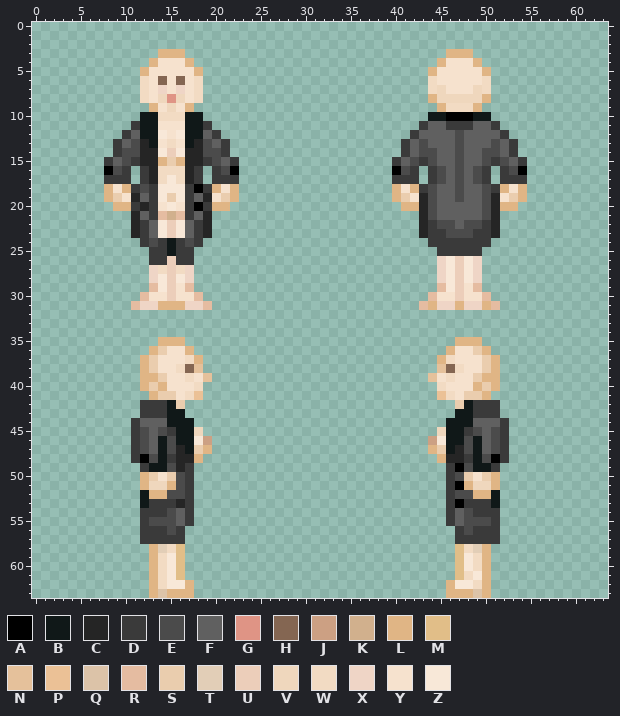
Two states of a pixel-art sprite, Resources/Textures/Clothing/OuterClothing/Coats/gentlecoat.rsi/equipped-OUTERCLOTHING-body-slim.png. The picture above was drawn from the file before the commit.
The file is 64x64 pixels. Colours within 5 levels of each other are drawn and written as one.
Palette (. is transparent): A #000000  B #101818  C #252525  D #3a3a3a  E #4b4b4b  F #606060  G #df9485  H #846652  J #cca083  K #d1b08d  L #e0b585  M #e1be88  N #e5c19b  P #ebc196  Q #dcc3a8  R #e5bca1  S #eacdae  T #e2ceb7  U #ecceba  V #efd7bd  W #f2dbc3  X #efd5c6  Y #f6e2ce  Z #f8e8d8
Pixels before (only the part around the change), first column x 1:
 0 ...............................................................
 1 ...............................................................
 2 ...............................................................
 3 .............LLL.............................LLL...............
 4 ............LYYYL...........................LYYYL..............
 5 ...........LYYYYYL.........................LYYYYYL.............
 6 ...........WYHYHYW.........................WYYYYYW.............
 7 ...........WYXYXYW.........................WVYYYVW.............
 8 ...........WYVGVYW.........................LVVVVVL.............
 9 ............LYVYL...........................LWWWL..............
10 ...........BBWWWBB.........................BBAAABB.............
11 ..........DBBYYYBBD.......................DFFDDDFFD............
12 .........DFBBZYZBBFD.....................DFFFFEFFFFD...........
13 ........DFECBYWYBCEFD...................DFEFFFEFFFEFD..........
14 ........DEECCZUZCCEED...................DFEEFFEFFEEFD..........
15 .......DFEDCCLSLCCDEFD.................DFEDEFFEFFEDEFD.........
16 .......AED.DCWWWCD.DEA.................AED.DEFEFED.DEA.........
17 .......DDD.DCWZWCD.DDD.................DDD.DEFEFED.DDD.........
18 .......LYLDEDZZZDADLYL.................LYLDEFFEFFEDLYL.........
19 .......LSYCFDZSZDFCYSL.................LSYCEFFEFFECYSL.........
20 ........LLDCDYZYDADLL...................LLCEFFFFFECLL..........
21 ..........CFDRKRDFC.......................CEFFFFFEC............
22 ..........CDFZUZFDC.......................CDEEFEEDC............
23 ..........CDFZUZFDC.......................CDDEEEDDC............
24 ...........DEDBDED.........................DDDDDDD.............
25 ............DDBDD...........................DDDDD..............
26 ............DDUDD...........................XZUZX..............
27 ............XWUWX...........................XZUZX..............
28 ............XZUZX...........................XZUZX..............
29 ............RZUYR...........................RZUYR..............
30 ...........RYYUYYR.........................RYYUYYR.............
31 ..........RXXLLLXXR.......................RLXXLXXLR............
32 ...............................................................
33 ...............................................................
34 ...............................................................
35 .............LLL..............................LLL..............
36 ............LSYYL............................LYYSL.............
37 ...........LSYYYWL..........................LWYYYSL............
38 ...........LSYYWHN..........................NHWYYSL............
39 ...........LLSYYWYN........................NYWYYSLL............
40 ...........LSLYYYW..........................WYYYLSL............
41 ............LSSYWP..........................PWYSSL.............
42 ...........DDDBS..............................SBDDD............
43 ...........DDDBB..............................BBDDD............
44 ..........DFFFBBB............................BBBFFFD...........
45 ..........DEFEDBBV..........................VBBDEFED...........
46 ..........DEFBEBBZJ........................JZBBEBFED...........
47 ..........DEFBECBSL........................LSBCEBFED...........
48 ..........DAEBDCCL..........................LCCDBEAD...........
49 ...........DBBECD............................DAEBBD............
50 ...........LSYSED............................DESYSL............
51 ...........LVVLED............................DALVVL............
52 ...........BLLEED............................DEELLB............
53 ...........BDDDCD............................DADDDB............
54 ...........DDDEFD............................DFEDDD............
55 ...........DEEEFD............................DFEEED............
56 ...........DDDED..............................DEDDD............
57 ...........DDDDD..............................DDDDD............
58 ............LTWM..............................MWTL.............
59 ............LWZM..............................MZWL.............
60 ............LWZM..............................MZWL.............
61 ............LWZM..............................MWZL.............
62 ............LWZZL............................LZZWL.............
63 ............LQLLL............................LLLQL.............
The same view after the edit:
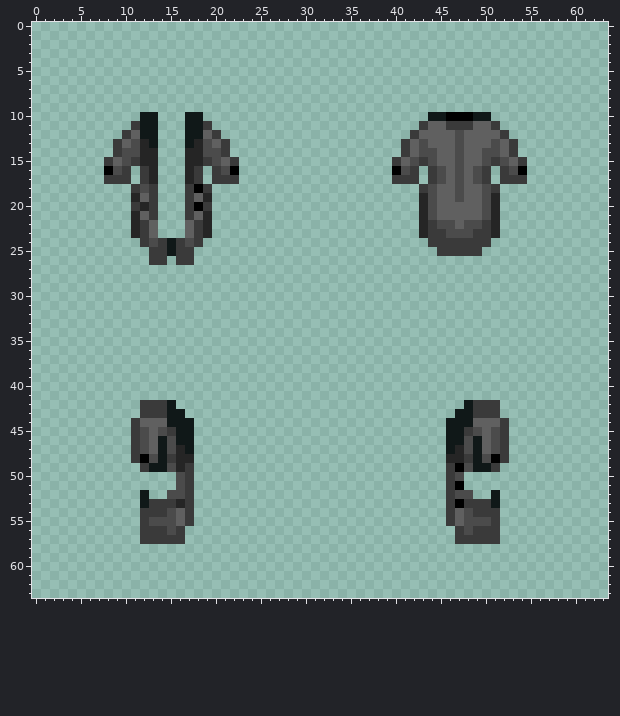
From old to new:
Changed rows in their new state; - is an unchanged pixel.
first column x 8:
 3 ------...-----------------------------...------
 4 -----.....---------------------------.....-----
 5 ----.......-------------------------.......----
 6 ----.......-------------------------.......----
 7 ----.......-------------------------.......----
 8 ----.......-------------------------.......----
 9 -----.....---------------------------.....-----
10 ------...--------------------------------------
11 ------...--------------------------------------
12 ------...--------------------------------------
13 ------...--------------------------------------
14 ------...--------------------------------------
15 ------...--------------------------------------
16 ------...--------------------------------------
17 ------...--------------------------------------
18 ...---...---...-----------------...---------...
19 ...---...---...-----------------...---------...
20 -..---...---..-------------------..---------..-
21 ------...--------------------------------------
22 ------...--------------------------------------
23 ------...--------------------------------------
26 -------.-----------------------------.....-----
27 -----.....---------------------------.....-----
28 -----.....---------------------------.....-----
29 -----.....---------------------------.....-----
30 ----.......-------------------------.......----
31 ---.........-----------------------.........---
first column x 12:
35 --...------------------------------...--
36 -.....----------------------------.....-
37 .......--------------------------.......
38 .......--------------------------.......
39 ........------------------------........
40 .......--------------------------.......
41 -......--------------------------......-
42 ----.------------------------------.----
45 ------.--------------------------.------
46 ------..------------------------..------
47 ------..------------------------..------
48 ------.--------------------------.------
50 ....--------------------------------....
51 ....--------------------------------....
52 -..----------------------------------..-
first column x 13:
58 ....------------------------------....
59 ....------------------------------....
60 ....------------------------------....
61 ....------------------------------....
62 .....----------------------------.....
63 .....----------------------------.....
Pixel boxes of the changes (left, top, right, bottom) in both pictures:
erased: (104, 49, 239, 499)
erased: (428, 49, 491, 112)
erased: (392, 184, 419, 211)
erased: (500, 184, 527, 211)
erased: (419, 256, 500, 499)
erased: (149, 544, 194, 598)
erased: (446, 544, 491, 598)
